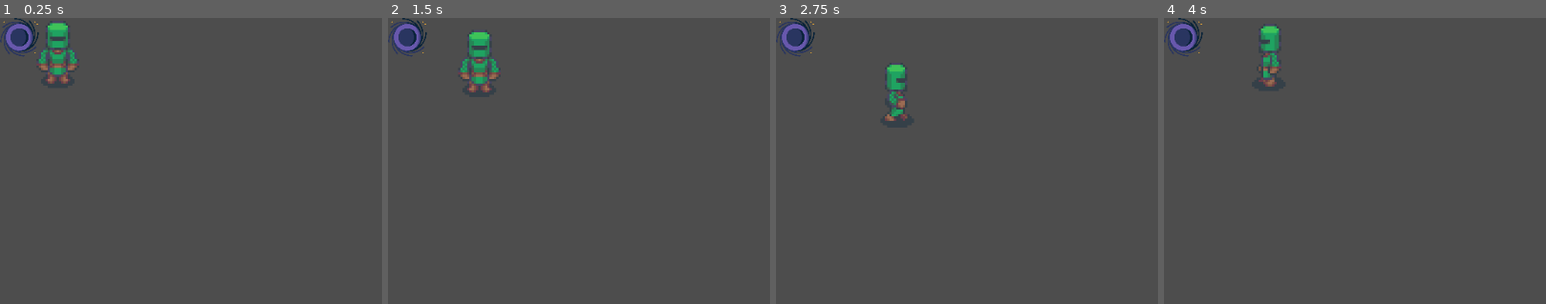
Above: before the commit, frames 1-4 (left to right).
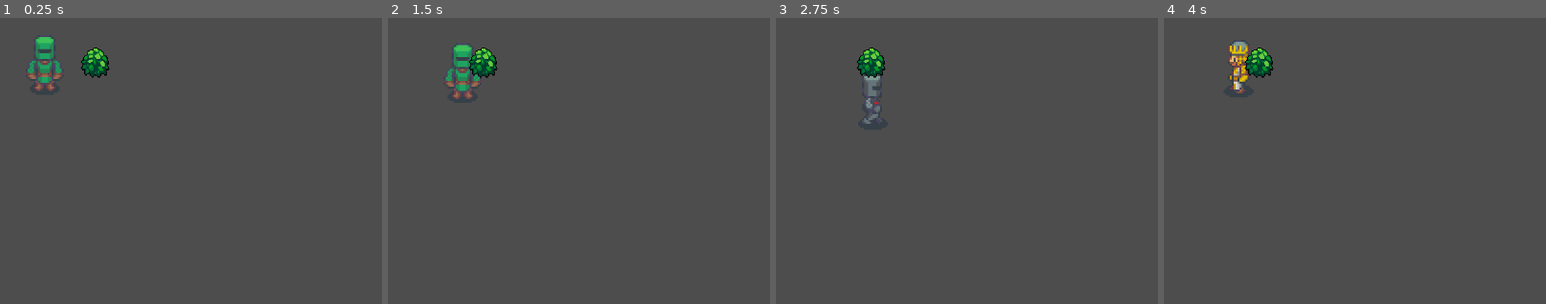
Above: after the commit, the same moments.

Repository: gonlarghero/godot_try
Game: Godot game, scene res://town/town.tscn
Two runs of this game, one before a commit and one after it. Both use one fixed random seed, a clock stepped at 60 frames per second and the inputs below.
Inputs:
- Up to frame 1 (0.25 s): no input
- Up to frame 2 (1.5 s): tap Enter at 0.5 s; hold Right (ui_right) 0.53-1.28 s; hold Down (ui_down) from 1.28 s (still down)
- Up to frame 3 (2.75 s): release Down (ui_down) at 2.03 s; hold Right (ui_right) from 2.03 s (still down)
- Up to frame 4 (4 s): release Right (ui_right) at 2.78 s; hold Up (ui_up) 2.78-3.53 s; hold Left (ui_left) from 3.53 s (still down)
The pictures show only the part of the screen within x 0-50%, y 0-50%; the shares and areas given below are measured in that part.
In our replay, the window is 800x600 before the commit and 800x450 after it. These sizes can differ from the game's own. Grey fills any space a smaller window leaves; there, only what the larger window draws over its background counts as a difference.

The runs differ from the first frame. In frame 1, 3.0% of the frame differs, in the area x 0-29%, y 0-26%; in frame 2, 2.7%; in frame 3, 2.3%; in frame 4, 2.6%.

Commit message:
refactor proyect, test branch

Diff:
--- a/icon.svg
+++ /dev/null
@@ -1 +0,0 @@
-<svg height="128" width="128" xmlns="http://www.w3.org/2000/svg"><rect x="2" y="2" width="124" height="124" rx="14" fill="#363d52" stroke="#212532" stroke-width="4"/><g transform="scale(.101) translate(122 122)"><g fill="#fff"><path d="M105 673v33q407 354 814 0v-33z"/><path fill="#478cbf" d="m105 673 152 14q12 1 15 14l4 67 132 10 8-61q2-11 15-15h162q13 4 15 15l8 61 132-10 4-67q3-13 15-14l152-14V427q30-39 56-81-35-59-83-108-43 20-82 47-40-37-88-64 7-51 8-102-59-28-123-42-26 43-46 89-49-7-98 0-20-46-46-89-64 14-123 42 1 51 8 102-48 27-88 64-39-27-82-47-48 49-83 108 26 42 56 81zm0 33v39c0 276 813 276 813 0v-39l-134 12-5 69q-2 10-14 13l-162 11q-12 0-16-11l-10-65H447l-10 65q-4 11-16 11l-162-11q-12-3-14-13l-5-69z"/><path d="M483 600c3 34 55 34 58 0v-86c-3-34-55-34-58 0z"/><circle cx="725" cy="526" r="90"/><circle cx="299" cy="526" r="90"/></g><g fill="#414042"><circle cx="307" cy="532" r="60"/><circle cx="717" cy="532" r="60"/></g></g></svg>
--- a/project.godot
+++ b/project.godot
@@ -13,12 +13,12 @@
 config/name="Godot Try"
 run/main_scene="res://town/town.tscn"
 config/features=PackedStringArray("4.1", "Forward Plus")
-config/icon="res://icon.svg"
+run/size/viewport_height=768
+run/size/viewport_width=1024
+run/size/resizable=true
 
 [display]
 
-window/size/viewport_width=1024
-window/size/viewport_height=768
 window/size/mode=2
 window/size/window_width_override=1024
 window/size/window_height_override=768
--- a/town/town.tscn
+++ b/town/town.tscn
@@ -1,31 +1,31 @@
 [gd_scene load_steps=17 format=3 uid="uid://ckx81hmu1yrpu"]
 
-[ext_resource type="Texture2D" uid="uid://d2kk4grji2dts" path="res://assets/town/sprites/objects/bh.png" id="1_s0fwi"]
 [ext_resource type="Script" path="res://player/Player.gd" id="2_8xasl"]
-[ext_resource type="Texture2D" uid="uid://dggs01mc8jbwc" path="res://assets/town/sprites/character/knight/tile009.png" id="3_kb3he"]
-[ext_resource type="Texture2D" uid="uid://k4827rofioxq" path="res://assets/town/sprites/character/knight/tile010.png" id="4_wdjuk"]
-[ext_resource type="Texture2D" uid="uid://ch8geg42cfsy5" path="res://assets/town/sprites/character/knight/tile011.png" id="5_yir32"]
-[ext_resource type="Texture2D" uid="uid://dep22k5bs6gw" path="res://assets/town/sprites/character/knight/tile021.png" id="6_wdgyd"]
-[ext_resource type="Texture2D" uid="uid://pts58r31443i" path="res://assets/town/sprites/character/knight/tile022.png" id="7_yg0er"]
-[ext_resource type="Texture2D" uid="uid://ngy3g02gpntf" path="res://assets/town/sprites/character/knight/tile023.png" id="8_0lgpl"]
-[ext_resource type="Texture2D" uid="uid://dn7loaii6dkdg" path="res://assets/town/sprites/character/knight/tile033.png" id="9_mccmc"]
-[ext_resource type="Texture2D" uid="uid://dwbvkl4ngsg1u" path="res://assets/town/sprites/character/knight/tile034.png" id="10_ob6jg"]
-[ext_resource type="Texture2D" uid="uid://ddrok6ni7hmib" path="res://assets/town/sprites/character/knight/tile035.png" id="11_3338r"]
-[ext_resource type="Texture2D" uid="uid://kl7dtyrhdmrx" path="res://assets/town/sprites/character/knight/tile045.png" id="12_r8aix"]
-[ext_resource type="Texture2D" uid="uid://dpl3spmbk5kyp" path="res://assets/town/sprites/character/knight/tile046.png" id="13_ypf2r"]
-[ext_resource type="Texture2D" uid="uid://ds7ri5cs0vt3k" path="res://assets/town/sprites/character/knight/tile047.png" id="14_bel3o"]
+[ext_resource type="Texture2D" uid="uid://dggs01mc8jbwc" path="res://assets/town/sprites/knight/tile009.png" id="3_obcr0"]
+[ext_resource type="Texture2D" uid="uid://k4827rofioxq" path="res://assets/town/sprites/knight/tile010.png" id="4_wc4dm"]
+[ext_resource type="Texture2D" uid="uid://ch8geg42cfsy5" path="res://assets/town/sprites/knight/tile011.png" id="5_sah4k"]
+[ext_resource type="Texture2D" uid="uid://rk0xvlibg54o" path="res://assets/town/sprites/knight/tile012.png" id="6_kuohy"]
+[ext_resource type="Texture2D" uid="uid://cstffkfq28b2v" path="res://assets/town/sprites/knight/tile013.png" id="7_alo58"]
+[ext_resource type="Texture2D" uid="uid://d1jbp0urv117m" path="res://assets/town/sprites/knight/tile014.png" id="8_2be37"]
+[ext_resource type="Texture2D" uid="uid://d2tkc3vl2wden" path="res://assets/town/sprites/knight/tile030.png" id="9_wdi50"]
+[ext_resource type="Texture2D" uid="uid://s0g15g3pvn1q" path="res://assets/town/sprites/knight/tile031.png" id="10_itq23"]
+[ext_resource type="Texture2D" uid="uid://5200tc30whgx" path="res://assets/town/sprites/knight/tile032.png" id="11_pv78q"]
+[ext_resource type="Texture2D" uid="uid://w20c5fe173y2" path="res://assets/town/sprites/knight/tile039.png" id="12_a3x7l"]
+[ext_resource type="Texture2D" uid="uid://be243jubsx2gh" path="res://assets/town/sprites/knight/tile040.png" id="13_80k01"]
+[ext_resource type="Texture2D" uid="uid://cvwrpb04w0qkr" path="res://assets/town/sprites/knight/tile041.png" id="14_8i46x"]
+[ext_resource type="Texture2D" uid="uid://dues08s3l0crt" path="res://assets/town/sprites/World/Bush.png" id="14_bevu8"]
 
 [sub_resource type="SpriteFrames" id="SpriteFrames_appos"]
 animations = [{
 "frames": [{
 "duration": 1.0,
-"texture": ExtResource("3_kb3he")
+"texture": ExtResource("3_obcr0")
 }, {
 "duration": 1.0,
-"texture": ExtResource("4_wdjuk")
+"texture": ExtResource("4_wc4dm")
 }, {
 "duration": 1.0,
-"texture": ExtResource("5_yir32")
+"texture": ExtResource("5_sah4k")
 }],
 "loop": true,
 "name": &"down",
@@ -33,7 +33,7 @@
 }, {
 "frames": [{
 "duration": 1.0,
-"texture": ExtResource("4_wdjuk")
+"texture": ExtResource("4_wc4dm")
 }],
 "loop": true,
 "name": &"idle",
@@ -41,13 +41,13 @@
 }, {
 "frames": [{
 "duration": 1.0,
-"texture": ExtResource("6_wdgyd")
+"texture": ExtResource("6_kuohy")
 }, {
 "duration": 1.0,
-"texture": ExtResource("7_yg0er")
+"texture": ExtResource("7_alo58")
 }, {
 "duration": 1.0,
-"texture": ExtResource("8_0lgpl")
+"texture": ExtResource("8_2be37")
 }],
 "loop": true,
 "name": &"left",
@@ -55,13 +55,13 @@
 }, {
 "frames": [{
 "duration": 1.0,
-"texture": ExtResource("9_mccmc")
+"texture": ExtResource("9_wdi50")
 }, {
 "duration": 1.0,
-"texture": ExtResource("10_ob6jg")
+"texture": ExtResource("10_itq23")
 }, {
 "duration": 1.0,
-"texture": ExtResource("11_3338r")
+"texture": ExtResource("11_pv78q")
 }],
 "loop": true,
 "name": &"right",
@@ -69,13 +69,13 @@
 }, {
 "frames": [{
 "duration": 1.0,
-"texture": ExtResource("12_r8aix")
+"texture": ExtResource("12_a3x7l")
 }, {
 "duration": 1.0,
-"texture": ExtResource("13_ypf2r")
+"texture": ExtResource("13_80k01")
 }, {
 "duration": 1.0,
-"texture": ExtResource("14_bel3o")
+"texture": ExtResource("14_8i46x")
 }],
 "loop": true,
 "name": &"up",
@@ -88,13 +88,8 @@
 
 [node name="Town" type="Node2D"]
 
-[node name="Bh" type="Sprite2D" parent="."]
-position = Vector2(26, 26)
-scale = Vector2(0.1, 0.1)
-texture = ExtResource("1_s0fwi")
-
 [node name="Player" type="CharacterBody2D" parent="."]
-position = Vector2(69, 55)
+position = Vector2(59, 77)
 script = ExtResource("2_8xasl")
 metadata/_edit_group_ = true
 
@@ -103,5 +98,11 @@
 animation = &"idle"
 
 [node name="CollisionShape2D" type="CollisionShape2D" parent="Player"]
-position = Vector2(8, -2)
+position = Vector2(7, 0)
 shape = SubResource("CapsuleShape2D_gvtep")
+metadata/_edit_group_ = true
+
+[node name="Bush" type="Sprite2D" parent="."]
+position = Vector2(144, 68)
+scale = Vector2(1.4375, 1.5625)
+texture = ExtResource("14_bevu8")
Binary file added: assets/town/sprites/Effects/EnemyDeathEffect.png
Not shown, added: assets/town/sprites/Effects/EnemyDeathEffect.png.import
Binary file added: assets/town/sprites/Effects/GrassEffect.png
Not shown, added: assets/town/sprites/Effects/GrassEffect.png.import
Binary file added: assets/town/sprites/Effects/HitEffect.png
Not shown, added: assets/town/sprites/Effects/HitEffect.png.import
Binary file added: assets/town/sprites/Enemies/Bat.png
Not shown, added: assets/town/sprites/Enemies/Bat.png.import
Not shown, added: assets/town/sprites/Music and Sounds/EnemyDie.wav.import
Not shown, added: assets/town/sprites/Music and Sounds/Evade.wav.import
Not shown, added: assets/town/sprites/Music and Sounds/Hit.wav.import
Not shown, added: assets/town/sprites/Music and Sounds/Hurt.wav.import
(and 186 more such lines)
